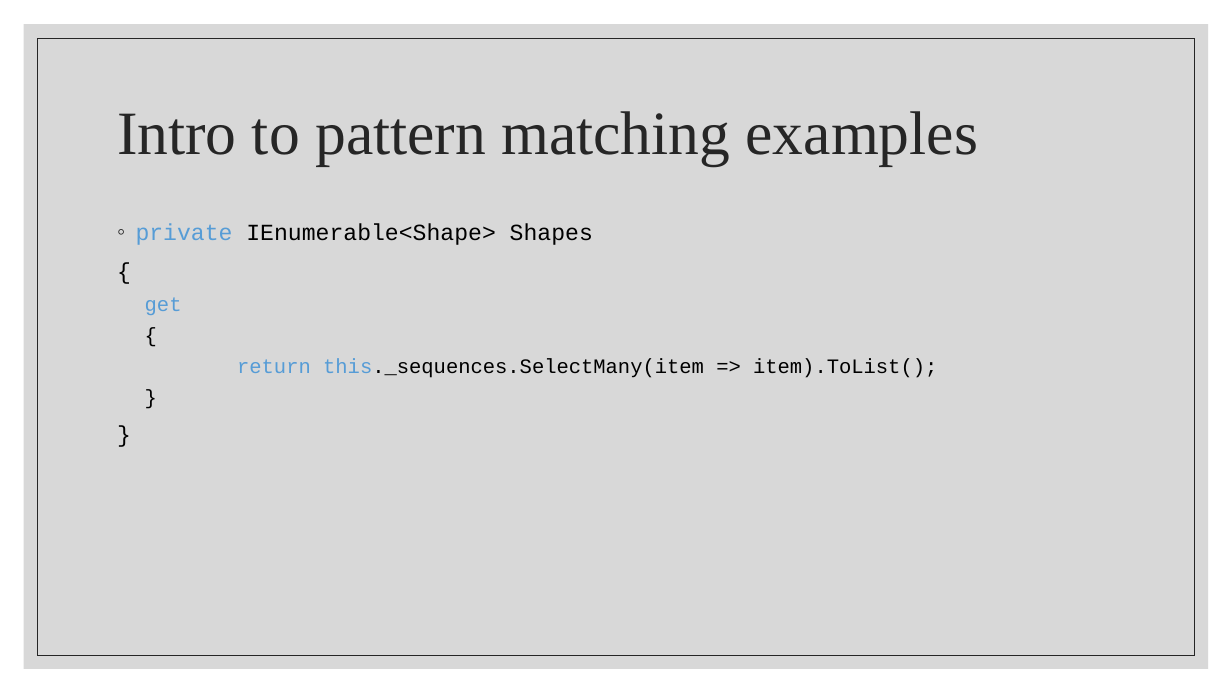
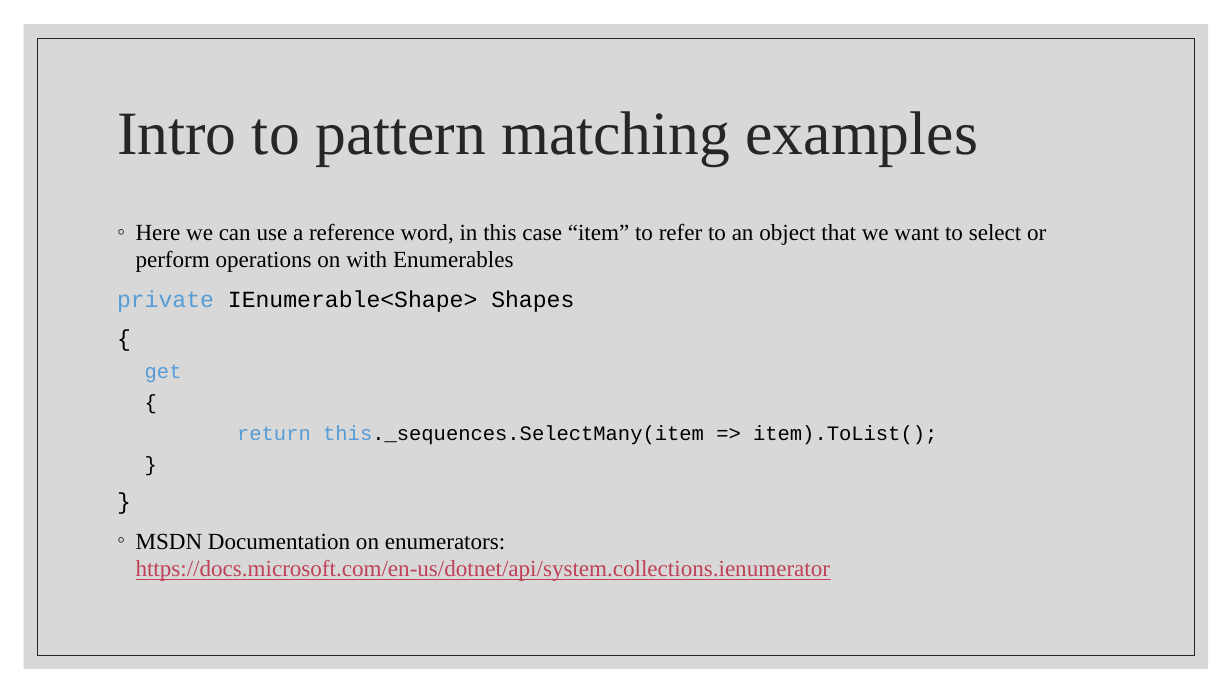
Before and after one commit to BenjaminMichaelis/Lectures, a slide deck: slide 12 of Distributables/Nullability and Pattern Matching.pptx (slide 11 before the commit). Drawn at 1232x693 pixels with LibreOffice and Linux fonts; fonts in the diff are those of the drawing. Boxes give left, top, right and bottom in pixels: in the first picture for what was removed or moved away, otherwise in the second. Text is boxed around its words. In the diff, an @@ line names an element or a change of style, - is before the commit and + after.

Commit message:
Update ppt and distributables to match

```diff
--- a/Distributables/Nullability and Pattern Matching.pptx
+++ b/Distributables/Nullability and Pattern Matching.pptx
@@ text at <box>136,223,1046,272</box>: paragraph added @@
+◦ Here we can use a reference word, in this case “item” to refer to an object that we want to select or perform operations on with Enumerables
@@ text at <box>117,290,574,312</box>: bullet ◦ to none @@
@@ text at <box>136,533,831,581</box>: paragraph added @@
+◦ MSDN Documentation on enumerators: https://docs.microsoft.com/en-us/dotnet/api/system.collections.ienumerator
```
Also in this commit, not shown: 4 other slides changed, 1 slide added, 1 slide removed, 3 other files.
